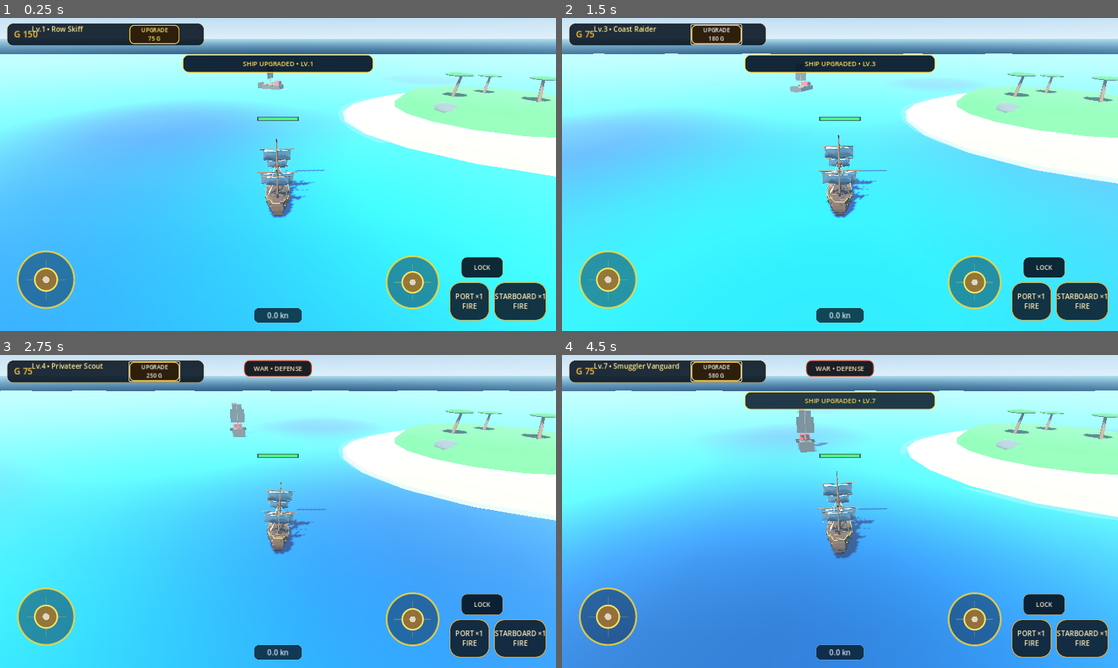
Above: before the commit, frames 1-4 (two rows, left to right).
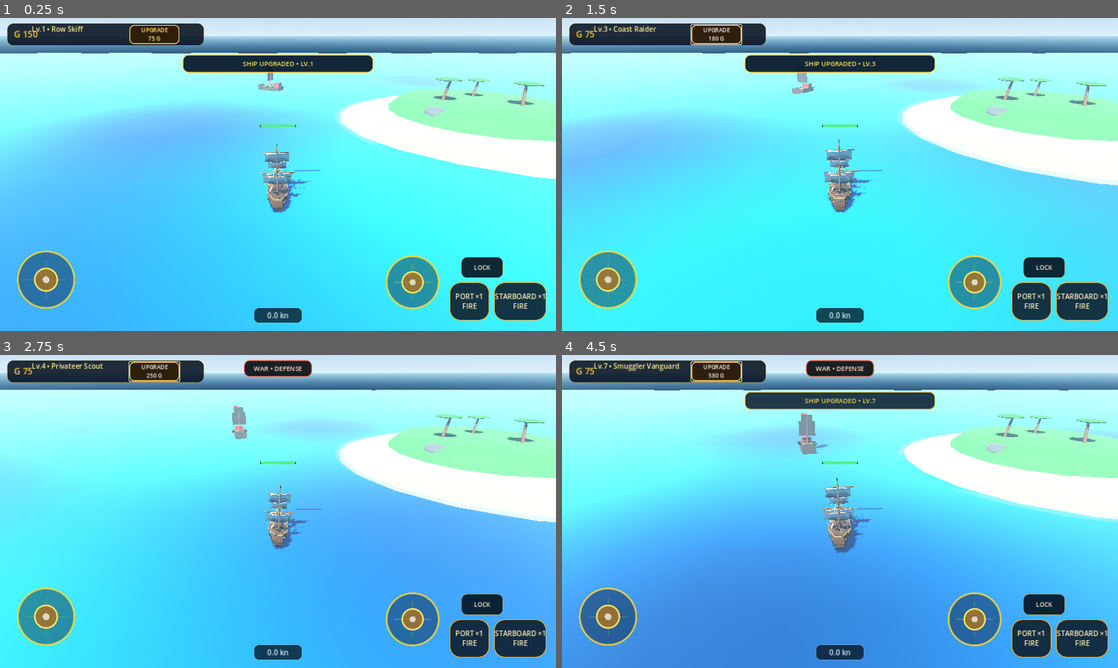
Above: after the commit, the same moments.

Repository: za99405com-ui/Pirate-Seasonline
Game: Godot game, scene res://scenes/world/world.tscn
The game is run twice, just before and just after one commit, with the same random seed, the same clock (stepped at 60 frames per second) and the same inputs.
Inputs:
- Up to frame 1 (0.25 s): no input
- Up to frame 2 (1.5 s): click "UPGRADE 75 G" at 0.5 s; click "UPGRADE 120 G" at 1.25 s
- Up to frame 3 (2.75 s): click "UPGRADE 180 G" at 2 s
- Up to frame 4 (4.5 s): click "UPGRADE 250 G" at 2.75 s; click "UPGRADE 340 G" at 3.5 s; click "UPGRADE 450 G" at 4.25 s

The runs differ from the first frame. In frame 1, 4.9% of the frame differs, in the area x 0-100%, y 5-64%; in frame 2, 4.9%; in frame 3, 4.6%; in frame 4, 5.2%, in the area x 0-100%, y 5-66%.

Commit message:
camera: update scene for free orbit controls

Diff:
--- a/godot_game/scenes/world/world.tscn
+++ b/godot_game/scenes/world/world.tscn
@@ -133,12 +133,12 @@
 
 [node name="World" type="Node3D"]
 script = ExtResource("1_world")
-camera_distance = 25.0
-camera_height = 14.0
-camera_look_ahead = 7.5
-camera_follow_speed = 4.2
-camera_rotation_speed = 3.4
+camera_distance = 28.0
+camera_follow_speed = 5.0
 camera_fov = 58.0
+camera_orbit_sensitivity = 0.006
+camera_min_pitch = 0.28
+camera_max_pitch = 1.05
 
 [node name="WorldEnvironment" type="WorldEnvironment" parent="."]
 environment = SubResource("Env")
